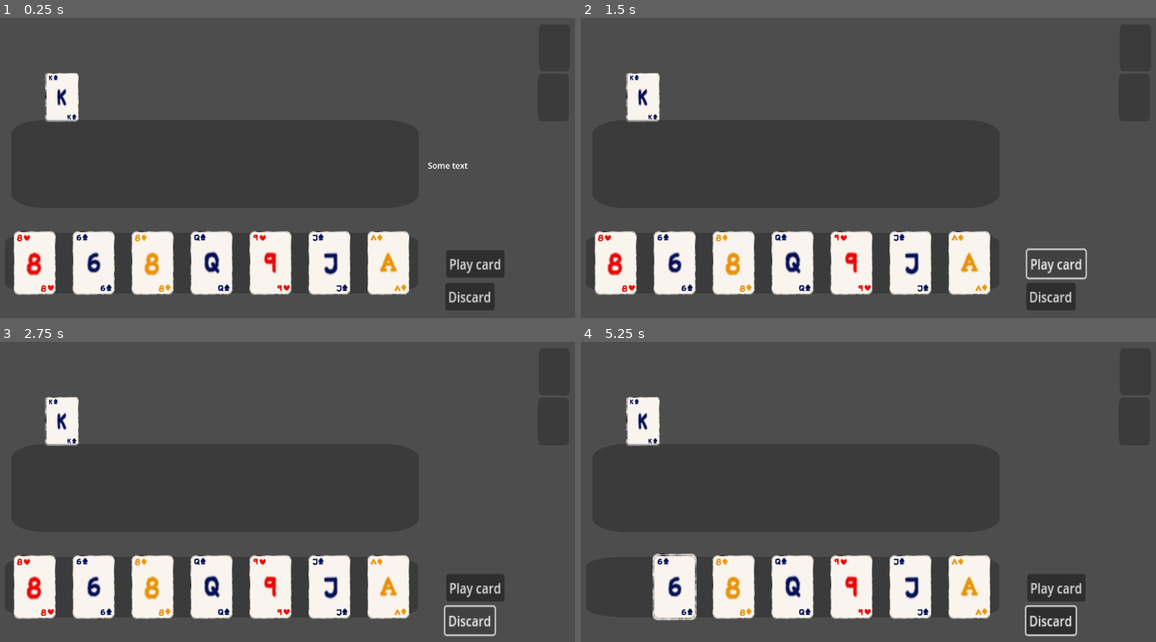
Above: before the commit, frames 1-4 (two rows, left to right).
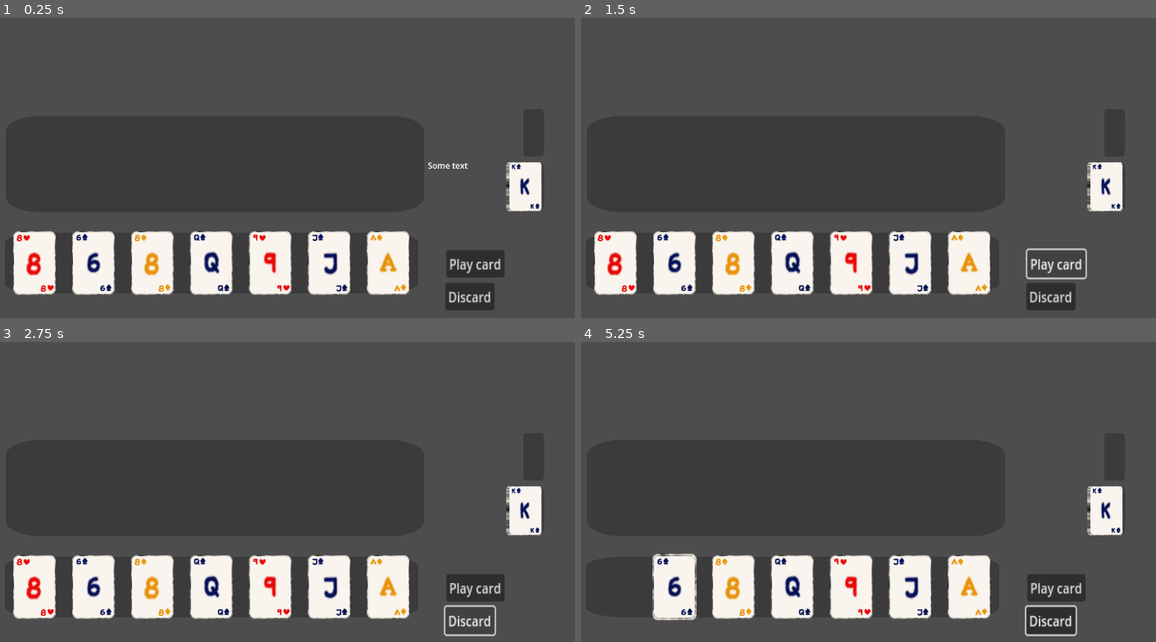
Above: after the commit, the same moments.

Repository: T33py/CardGame
Game: Godot game, scene res://TestScene.tscn
Same seed, same stepped clock (60 frames per second), same inputs: the game is played once before the commit and once after it.
Inputs (mouse positions are in pixels of both pictures, inside the frame that each line leads up to):
- Up to frame 1 (0.25 s): no input
- Up to frame 2 (1.5 s): click "Play card" at 0.5 s; click "Play card" at 1.25 s
- Up to frame 3 (2.75 s): click "Discard" at 2 s
- Up to frame 4 (5.25 s): click "Discard" at 2.75 s; click "Play card" at 3.5 s; click "Discard" at 4.25 s; tap Enter at 5 s; drag from (615, 588) to (793, 588) at 5.02 s

The runs differ from the first frame. In frame 1, 2.7% of the frame differs, in the area x 2-95%, y 18-92%; in frame 2, 2.7%; in frame 3, 2.7%; in frame 4, 2.6%.

Commit message:
improved card display area functionality and card spawn scale handling

Diff:
--- a/Cards/CardDisplayArea.gd
+++ b/Cards/CardDisplayArea.gd
@@ -1,9 +1,9 @@
 extends Sprite2D
 class_name CardDisplayArea
 
-
 var cards: Array[Card] = []
 var card_distance_modifier = 1
+var card_distance_offset = 0
 
 # Called when the node enters the scene tree for the first time.
 func _ready():
@@ -43,15 +43,15 @@
 	var left_border = position.x - (width / 2)
 	var dist = texture.get_width()
 	var interval = dist / segments
+	var target_height = texture.get_height() * scale.y * 1.05
 
 	for i in range(segments):
 		var card = cards[i]
-		var target_height = texture.get_height() * scale.y * 1.05
 		var card_height = card.get_height()
 		card.scale *= target_height / card_height
 
-
-		var offset = left_border + ((interval * i+1 + interval * 0.5) * card_distance_modifier)
+		# place card at left border in the middle of its interval at interval 'i'
+		var offset = left_border + ((interval * 0.5 + interval * i) * card_distance_modifier) + (card_distance_offset/scale.x * i)
 		card.position = Vector2(offset, position.y)
 
 
--- a/Cards/Deck.gd
+++ b/Cards/Deck.gd
@@ -1,5 +1,7 @@
 extends Node2D
 class_name Deck
+
+signal deck_empty
 
 var suits = [Card.Suits.Hearts, Card.Suits.Diamonds, Card.Suits.Clubs, Card.Suits.Spades]
 var values = [Card.Values.Ace, Card.Values.Two, Card.Values.Three, Card.Values.Four, Card.Values.Five, Card.Values.Six, Card.Values.Seven, Card.Values.Eight, Card.Values.Nine, Card.Values.Ten, Card.Values.Jack, Card.Values.Queen, Card.Values.King, ]
@@ -18,9 +20,11 @@
 # Called when the node enters the scene tree for the first time.
 func _ready():
 	cards_display = find_child("DeckDisplayArea", false)
-	cards_display.card_distance_modifier = 0.001
+	cards_display.card_distance_modifier = 0
+	cards_display.card_distance_offset = 5
 	discards_display = find_child("DiscardsDisplayArea", false)
-	discards_display.card_distance_modifier = 0.001
+	discards_display.card_distance_modifier = 0
+	discards_display.card_distance_offset = 5
 
 	setup_default_deck()
 	pass # Replace with function body.
@@ -31,6 +35,10 @@
 	pass
 
 func draw_random() -> Card:
+	if len(cards) == 0:
+		deck_empty.emit()
+		return null
+
 	var idx = random.randi_range(0, len(cards)-1)
 	var card = cards[idx]
 	cards.remove_at(idx)
@@ -69,9 +77,11 @@
 		for value in values:
 			var card  = card_template.instantiate() as Card
 			add_child(card)
-			card.visible = true
+			card.global_scale.x = 1
+			card.global_scale.y = 1
 			print(str(card))
 			add_card(card)
+			card.visible = true
 			print("Making: " + str(value) + " of " + str(suit))
 			card.set_suit(suit)
 			card.set_value(value)
--- a/Cards/Deck.tscn
+++ b/Cards/Deck.tscn
@@ -11,13 +11,11 @@
 
 [node name="DeckDisplayArea" type="Sprite2D" parent="."]
 modulate = Color(0.14902, 0.14902, 0.14902, 0.443137)
-scale = Vector2(0.0317722, 0.0844553)
 texture = ExtResource("3_mjgrq")
 script = ExtResource("4_r1abr")
 
 [node name="DiscardsDisplayArea" type="Sprite2D" parent="."]
 modulate = Color(0.14902, 0.14902, 0.14902, 0.443137)
-position = Vector2(2, -97)
-scale = Vector2(0.0317722, 0.0844553)
+position = Vector2(2, -1230)
 texture = ExtResource("3_mjgrq")
 script = ExtResource("4_r1abr")
--- a/Cards/Hand.gd
+++ b/Cards/Hand.gd
@@ -16,7 +16,6 @@
 # Called when the node enters the scene tree for the first time.
 func _ready():
 	display_area = find_child("DisplayArea", false)
-
 	pass # Replace with function body.
 
 
@@ -30,7 +29,8 @@
 
 func draw_random_card():
 	if deck != null:
-#		print("draw")
+		if len(deck.cards) == 0:
+			return
 		var card: Card = deck.draw_random()
 		cards.append(card)
 		display_area.place_card(card)
@@ -39,6 +39,7 @@
 		card.connect("card_clicked", _select_card)
 
 	draw_card = false
+	return
 
 # handles the "card clicked" signal
 func _select_card(card: Card):
@@ -151,6 +152,10 @@
 		if cards[c] == card:
 			cards.remove_at(c)
 			break
+	for c in range(len(cards_being_hovered)):
+		if cards[c] == card:
+			cards.remove_at(c)
+			break
 	card.disconnect("mouse_hovers", _player_hovers_over_card)
 	card.disconnect("mouse_stopped_hovering", _player_no_longer_hovers_over_card)
 	card.disconnect("card_clicked", _select_card)
--- a/Cards/PlayArea.gd
+++ b/Cards/PlayArea.gd
@@ -27,31 +27,8 @@
 	display_area.place_card(card)
 	card.connect("mouse_hovers", _player_hovers_over_card)
 	card.connect("mouse_stopped_hovering", _player_no_longer_hovers_over_card)
-	card.connect("card_clicked", _select_card)
 	return true
 
-# handles the "card clicked" signal
-func _select_card(card: Card):
-	if selected_card == null:
-		selected_card = card
-		card.position.y -= selected_card_y_offset
-		return
-
-	if not card.in_focus:
-		return
-
-	if selected_card != card:
-		selected_card.position.y += selected_card_y_offset
-		selected_card = card
-		card.position.y -= selected_card_y_offset
-		return
-
-	if selected_card == card:
-		selected_card = null
-		card.position.y += selected_card_y_offset
-		return
-
-	pass
 
 # handles the mouse hovering multiple cards
 func handle_multihover():
--- a/TestScene.tscn
+++ b/TestScene.tscn
@@ -7,6 +7,10 @@
 
 [node name="TestScene" type="Node2D"]
 
+[node name="Deck" parent="." instance=ExtResource("3_h1md0")]
+position = Vector2(1111, 414)
+scale = Vector2(0.0213682, 0.0851462)
+
 [node name="Hand" parent="." node_paths=PackedStringArray("deck", "play_area") instance=ExtResource("2_dh85x")]
 position = Vector2(483, 563)
 scale = Vector2(0.419673, 0.108841)
@@ -14,12 +18,9 @@
 play_area = NodePath("../PlayArea")
 selected_card_y_offset = 200
 
-[node name="Deck" parent="." instance=ExtResource("3_h1md0")]
-position = Vector2(1150, 240)
-
 [node name="PlayArea" parent="." instance=ExtResource("4_wl3in")]
 position = Vector2(490, 370)
-scale = Vector2(0.413689, 0.160103)
+scale = Vector2(0.424793, 0.174878)
 
 [node name="PlayCardButton" type="Button" parent="."]
 offset_left = 941.0
